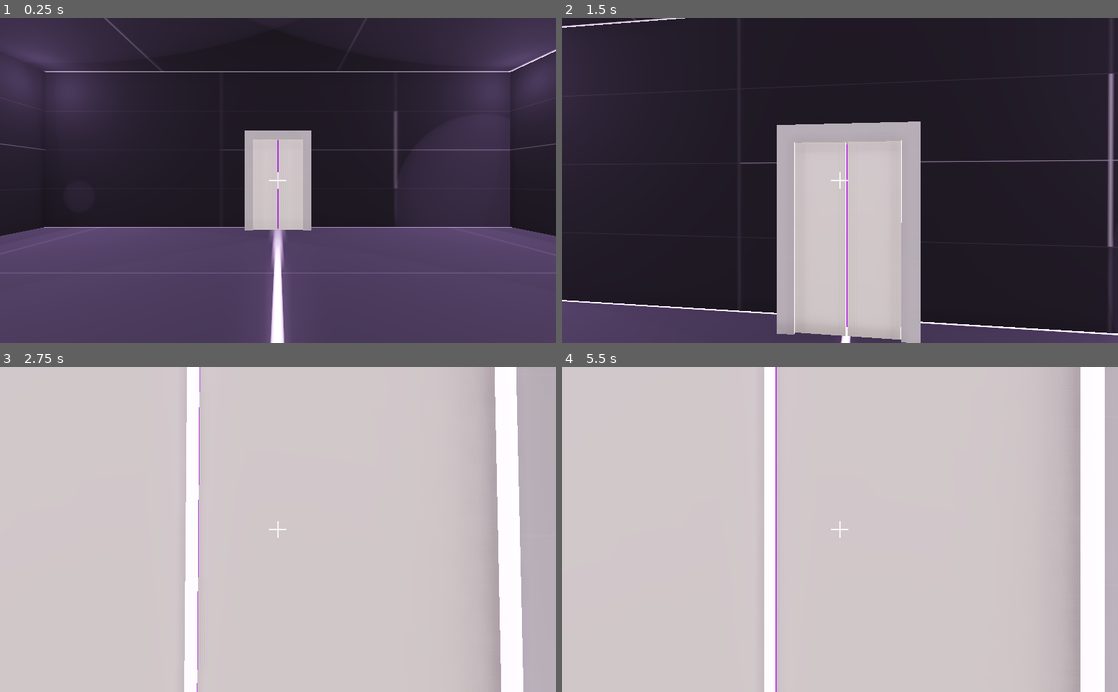
Above: before the commit, frames 1-4 (two rows, left to right).
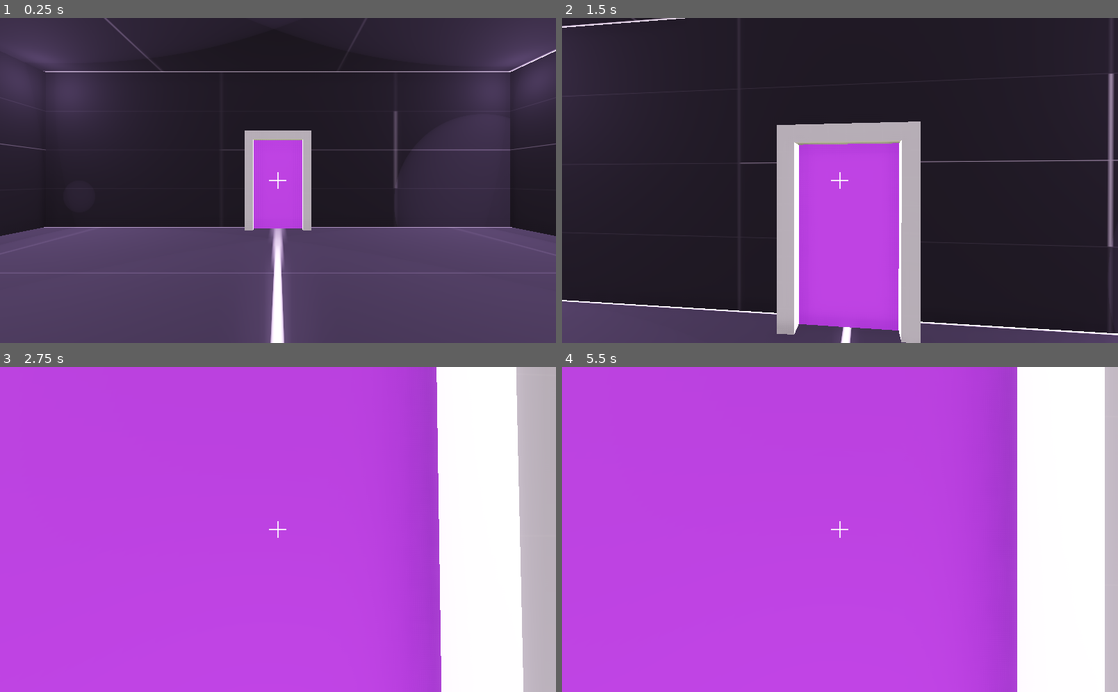
Above: after the commit, the same moments.

Repository: Wowe-Peanut/GetReal
Game: Godot game, scene res://Main.tscn
The game is run twice, just before and just after one commit, with the same random seed, the same clock (stepped at 60 frames per second) and the same inputs.
Inputs (mouse positions are in pixels of both pictures, inside the frame that each line leads up to):
- Up to frame 1 (0.25 s): no input
- Up to frame 2 (1.5 s): tap Enter at 0.5 s; move the mouse to (867, 180) at 0.52 s; hold W (move_forward) from 0.53 s (still down); right-click (867, 180) at 0.6 s; tap Space (jump) at 0.77 s; move the mouse to (812, 180) at 1.27 s; click (812, 180) at 1.35 s
- Up to frame 3 (2.75 s): keep holding W (move_forward); tap Space (jump) at 1.52 s; move the mouse to (289, 523) at 2.02 s; right-click (289, 523) at 2.1 s
- Up to frame 4 (5.5 s): keep holding W (move_forward); move the mouse to (834, 536) at 2.77 s; click (834, 536) at 2.85 s; tap Space (jump) at 3.02, 3.77, 4.52 s; move the mouse to (878, 532) at 3.52 s; right-click (878, 532) at 3.6 s; move the mouse to (795, 526) at 4.27 s; click (795, 526) at 4.35 s; move the mouse to (845, 529) at 5.02 s; right-click (845, 529) at 5.1 s

The runs differ from the first frame. In frame 1, 2.4% of the frame differs, in the area x 45-55%, y 37-66%; in frame 2, 11%; in frame 3, 89%; in frame 4, 93%, in the area x 0-94%, y 0-100%.

Commit message:
.01 != 0 HAHAHAHAHAH
:(

Diff:
--- a/Door.tscn
+++ b/Door.tscn
@@ -16,7 +16,7 @@
 "times": PoolRealArray( 0, 0.5 ),
 "transitions": PoolRealArray( 1, 1 ),
 "update": 0,
-"values": [ Transform( 0, 0, 0, 0, 2.75, 0, 0, 0, 0.1, -1.51, 2.75, 0.3 ), Transform( 0.75, 0, 0, 0, 2.75, 0, 0, 0, 0.1, -0.78, 2.75, 0.3 ) ]
+"values": [ Transform( 0.01, 0, 0, 0, 2.75, 0, 0, 0, 0.1, -1.51, 2.75, 0.3 ), Transform( 0.75, 0, 0, 0, 2.75, 0, 0, 0, 0.1, -0.78, 2.75, 0.3 ) ]
 }
 tracks/1/type = "value"
 tracks/1/path = NodePath("DoorRight:transform")
@@ -28,7 +28,7 @@
 "times": PoolRealArray( 0, 0.5 ),
 "transitions": PoolRealArray( 1, 1 ),
 "update": 0,
-"values": [ Transform( 0, 0, 0, 0, 2.75, 0, 0, 0, 0.1, 1.51, 2.75, 0.3 ), Transform( 0.75, 0, 0, 0, 2.75, 0, 0, 0, 0.1, 0.78, 2.75, 0.3 ) ]
+"values": [ Transform( 0.01, 0, 0, 0, 2.75, 0, 0, 0, 0.1, 1.51, 2.75, 0.3 ), Transform( 0.75, 0, 0, 0, 2.75, 0, 0, 0, 0.1, 0.78, 2.75, 0.3 ) ]
 }
 
 [sub_resource type="Animation" id=7]
@@ -44,7 +44,7 @@
 "times": PoolRealArray( 0, 0.5 ),
 "transitions": PoolRealArray( 1, 1 ),
 "update": 0,
-"values": [ Transform( 0.75, 0, 0, 0, 2.75, 0, 0, 0, 0.1, -0.78, 2.75, 0.3 ), Transform( 0, 0, 0, 0, 2.75, 0, 0, 0, 0.1, -1.51, 2.75, 0.3 ) ]
+"values": [ Transform( 0.75, 0, 0, 0, 2.75, 0, 0, 0, 0.1, -0.78, 2.75, 0.3 ), Transform( 0.01, 0, 0, 0, 2.75, 0, 0, 0, 0.1, -1.51, 2.75, 0.3 ) ]
 }
 tracks/1/type = "value"
 tracks/1/path = NodePath("DoorRight:transform")
@@ -56,7 +56,7 @@
 "times": PoolRealArray( 0, 0.5 ),
 "transitions": PoolRealArray( 1, 1 ),
 "update": 0,
-"values": [ Transform( 0.75, 0, 0, 0, 2.75, 0, 0, 0, 0.1, 0.78, 2.75, 0.3 ), Transform( 0, 0, 0, 0, 2.75, 0, 0, 0, 0.1, 1.51, 2.75, 0.3 ) ]
+"values": [ Transform( 0.75, 0, 0, 0, 2.75, 0, 0, 0, 0.1, 0.78, 2.75, 0.3 ), Transform( 0.01, 0, 0, 0, 2.75, 0, 0, 0, 0.1, 1.51, 2.75, 0.3 ) ]
 }
 
 [sub_resource type="BoxShape" id=1]
@@ -114,11 +114,11 @@
 shape = SubResource( 5 )
 
 [node name="DoorLeft" type="MeshInstance" parent="."]
-transform = Transform( 0.75, 0, 0, 0, 2.75, 0, 0, 0, 0.1, -0.78, 2.75, 0.3 )
+transform = Transform( 0, 0, 0, 0, 2.75, 0, 0, 0, 0.1, -1.51, 2.75, 0.3 )
 mesh = SubResource( 6 )
 material/0 = null
 
 [node name="DoorRight" type="MeshInstance" parent="."]
-transform = Transform( 0.75, 0, 0, 0, 2.75, 0, 0, 0, 0.1, 0.78, 2.75, 0.3 )
+transform = Transform( 0, 0, 0, 0, 2.75, 0, 0, 0, 0.1, 1.51, 2.75, 0.3 )
 mesh = SubResource( 6 )
 material/0 = null
